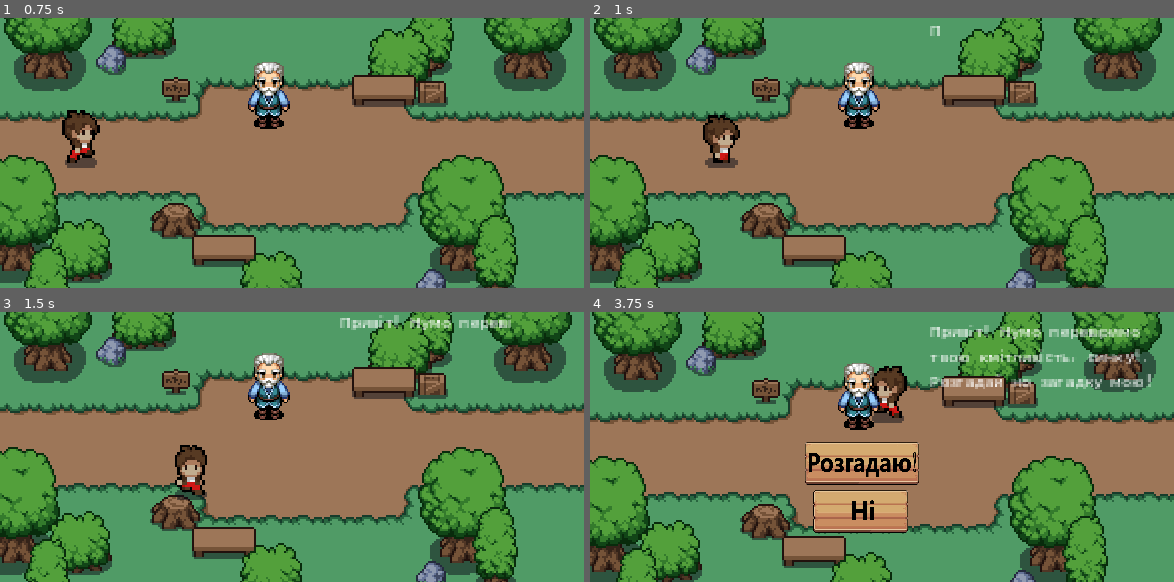
Above: before the commit, frames 1-4 (two rows, left to right).
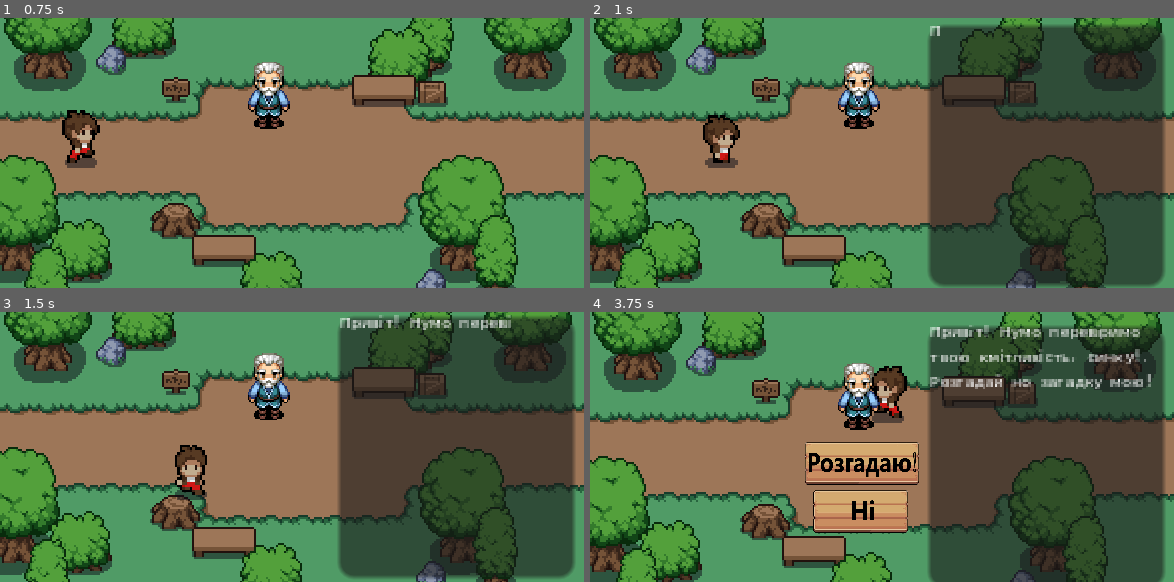
Above: after the commit, the same moments.

Repository: Maxsonin/Mobile-GameDev-Hackatho-IT-Revolution-24
Game: Godot game, scene res://scenes/level1/LEVEL.tscn
Two runs of this game, one before a commit and one after it. Both use one fixed random seed, a clock stepped at 60 frames per second and the inputs below. This scene is started directly instead of the project's main scene.
Inputs:
- Up to frame 1 (0.75 s): hold D (Right) from 0.53 s (still down); hold Space (space) from 0.53 s (still down)
- Up to frame 2 (1 s): keep holding D (Right); keep holding Space (space)
- Up to frame 3 (1.5 s): release D (Right) at 1.28 s; release Space (space) at 1.28 s; hold S (Down) from 1.28 s (still down); tap Space (space) at 1.35 s
- Up to frame 4 (3.75 s): release S (Down) at 2.03 s; hold D (Right) 2.03-2.78 s; hold Space (space) 2.03-2.78 s; hold W (Up) 2.78-3.53 s; tap Space (space) at 2.85 s; hold A (Left) from 3.53 s (still down); hold Space (space) from 3.53 s (still down)

Frame 1 is identical in both runs. In frame 2, 37% of the frame differs, in the area x 57-99%, y 2-100%; in frame 3, 36%; in frame 4, 35%.

Commit message:
background on text level1

Diff:
--- a/scenes/level1/CharacterBody2D.gd
+++ b/scenes/level1/CharacterBody2D.gd
@@ -3,7 +3,7 @@
 @onready var label = $Label
 @onready var b1 = $Control/help
 @onready var b2 = $Control/nothelp
-
+@onready var panel = $Panel
 var finish = false
 
 var speedtext = 0.5
@@ -11,11 +11,14 @@
 func _ready():
 	b1.visible=false
 	b2.visible=false
+	panel.visible=false
+	label.visible=false
 	$Control/answer.visible=false
 	$Control/notanswer.visible=false
 	$Control/notanswer2.visible=false
 
 func _process(delta):
+	panel.visible=label.visible
 	if (!finish):
 		if (delta * speedtext + label.visible_ratio > 1):
 			label.visible_ratio=1
@@ -42,6 +45,7 @@
 
 func _on_area_2d_body_entered(body):
 	if body.name == "MainCharacter":
+		label.visible=true
 		label.visible_ratio=0
 		label.text="Привіт! Нумо перевіримо твою кмітливість, синку!. Розгадай но загадку мою!"
 
--- a/scenes/level1/LEVEL.tscn
+++ b/scenes/level1/LEVEL.tscn
@@ -102,6 +102,12 @@
 scale = Vector2(0.0449735, 0.0488372)
 texture_normal = ExtResource("10_qsx87")
 
+[node name="Panel" type="Panel" parent="CharacterBody2D"]
+offset_left = 55.0
+offset_top = 3.0
+offset_right = 102.0
+offset_bottom = 55.0
+
 [node name="Label" type="Label" parent="CharacterBody2D"]
 offset_left = 55.0
 offset_top = 2.0
